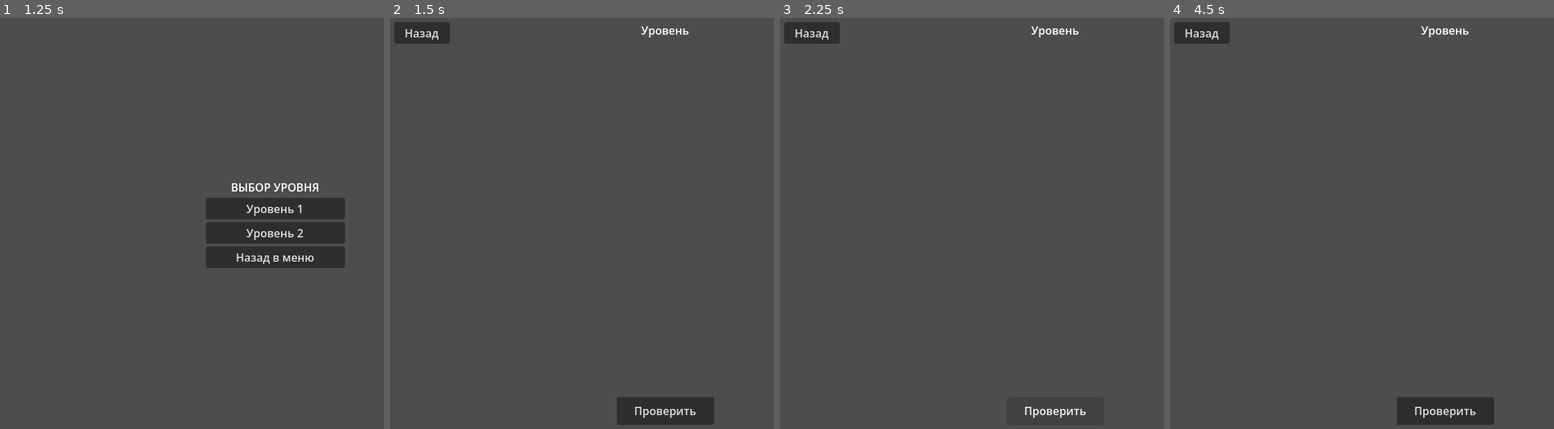
Above: before the commit, frames 1-4 (left to right).
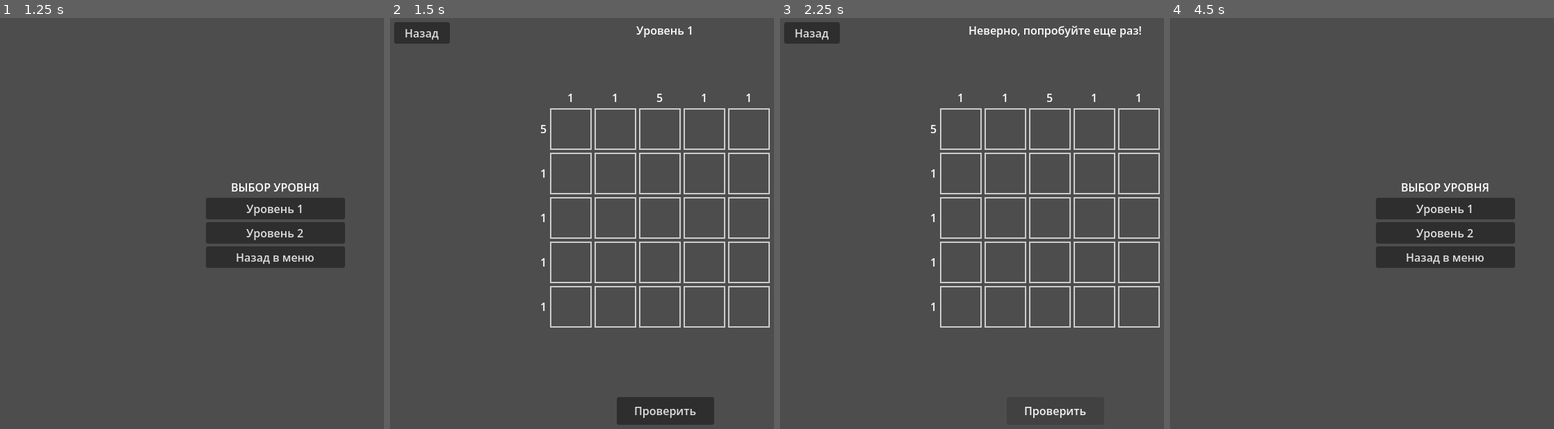
Above: after the commit, the same moments.

Repository: tunder-tunder/nonogramm
Game: Godot game, scene res://Main.tscn
The game is run twice, just before and just after one commit, with the same random seed, the same clock (stepped at 60 frames per second) and the same inputs.
Inputs (mouse positions are in pixels of both pictures, inside the frame that each line leads up to):
- Up to frame 1 (1.25 s): click "Начать игру" at 0.5 s
- Up to frame 2 (1.5 s): click "Уровень 1" at 1.25 s
- Up to frame 3 (2.25 s): click "Проверить" at 2 s
- Up to frame 4 (4.5 s): click (1350, 128) at 2.77 s; click "Назад" at 3.5 s; click (1446, 223) at 4.25 s, where only the run after the commit has a clickable "Начать игру"

Frame 1 is identical in both runs. In frame 2, 3.8% of the frame differs, in the area x 39-99%, y 2-76%; in frame 3, 4.1%; in frame 4, 8.4%, in the area x 1-90%, y 1-99%.
Error before the commit: Parse Error: Used space character for indentation instead of tab as used before in the file. (res://scripts/level_view.gd:56)

Commit message:
minor changes

Diff:
--- a/scripts/level_view.gd
+++ b/scripts/level_view.gd
@@ -53,64 +53,64 @@
 		victory_banner.gui_input.connect(_on_banner_click)
 
 func set_level_data(data: LevelData):
-    level_data = data
-    level_label.text = data.level_name
-
-    player_grid = []
-    for y in range(data.grid_size):
-        var row = []
-        for x in range(data.grid_size):
-            row.append(0)
-        player_grid.append(row)
-
-    _create_grid_ui()
-    # Инициализируем визуальное состояние ячеек после создания сетки
-    _update_grid_visuals()
+	level_data = data
+	level_label.text = data.level_name
+
+	player_grid = []
+	for y in range(data.grid_size):
+		var row = []
+		for x in range(data.grid_size):
+			row.append(0)
+		player_grid.append(row)
+
+	_create_grid_ui()
+	# Инициализируем визуальное состояние ячеек после создания сетки
+	_update_grid_visuals()
 
 func _create_grid_ui():
-    for child in main_grid_container.get_children():
-        child.queue_free()
-
-    grid_container = GridContainer.new()
-    grid_container.columns = level_data.grid_size + 1
-
-    var corner = Control.new()
-    corner.custom_minimum_size = Vector2(60, 60)
-    grid_container.add_child(corner)
-
-    var col_hints = _calculate_col_hints()
-    for x in range(level_data.grid_size):
-        var hint_label = Label.new()
-        hint_label.text = "\n".join(col_hints[x])
-        hint_label.horizontal_alignment = HORIZONTAL_ALIGNMENT_CENTER
-        hint_label.vertical_alignment = VERTICAL_ALIGNMENT_BOTTOM
-        hint_label.custom_minimum_size = Vector2(cell_size, 60)
-        grid_container.add_child(hint_label)
-
-    var row_hints = _calculate_row_hints()
-    for y in range(level_data.grid_size):
-        var hint_label = Label.new()
-        hint_label.text = " ".join(row_hints[y])
-        hint_label.horizontal_alignment = HORIZONTAL_ALIGNMENT_RIGHT
-        hint_label.vertical_alignment = VERTICAL_ALIGNMENT_CENTER
-        hint_label.custom_minimum_size = Vector2(60, cell_size)
-        grid_container.add_child(hint_label)
-
-        for x in range(level_data.grid_size):
-            var button = Button.new()
-            button.custom_minimum_size = Vector2(cell_size, cell_size)
-            button.name = "Cell_%d_%d" % [x, y]
-            button.set_meta("cell_x", x)
-            button.set_meta("cell_y", y)
-
-            # Не устанавливаем стили при создании - они будут установлены в _update_grid_visuals
-            button.focus_mode = Control.FOCUS_NONE
-            button.text = ""
-
-            button.gui_input.connect(Callable(self, "_on_cell_gui_input").bind(x, y))
-            grid_container.add_child(button)
-
-    main_grid_container.add_child(grid_container)
+	for child in main_grid_container.get_children():
+		child.queue_free()
+
+	grid_container = GridContainer.new()
+	grid_container.columns = level_data.grid_size + 1
+
+	var corner = Control.new()
+	corner.custom_minimum_size = Vector2(60, 60)
+	grid_container.add_child(corner)
+
+	var col_hints = _calculate_col_hints()
+	for x in range(level_data.grid_size):
+		var hint_label = Label.new()
+		hint_label.text = "\n".join(col_hints[x])
+		hint_label.horizontal_alignment = HORIZONTAL_ALIGNMENT_CENTER
+		hint_label.vertical_alignment = VERTICAL_ALIGNMENT_BOTTOM
+		hint_label.custom_minimum_size = Vector2(cell_size, 60)
+		grid_container.add_child(hint_label)
+
+	var row_hints = _calculate_row_hints()
+	for y in range(level_data.grid_size):
+		var hint_label = Label.new()
+		hint_label.text = " ".join(row_hints[y])
+		hint_label.horizontal_alignment = HORIZONTAL_ALIGNMENT_RIGHT
+		hint_label.vertical_alignment = VERTICAL_ALIGNMENT_CENTER
+		hint_label.custom_minimum_size = Vector2(60, cell_size)
+		grid_container.add_child(hint_label)
+
+		for x in range(level_data.grid_size):
+			var button = Button.new()
+			button.custom_minimum_size = Vector2(cell_size, cell_size)
+			button.name = "Cell_%d_%d" % [x, y]
+			button.set_meta("cell_x", x)
+			button.set_meta("cell_y", y)
+
+			# Не устанавливаем стили при создании - они будут установлены в _update_grid_visuals
+			button.focus_mode = Control.FOCUS_NONE
+			button.text = ""
+
+			button.gui_input.connect(Callable(self, "_on_cell_gui_input").bind(x, y))
+			grid_container.add_child(button)
+
+	main_grid_container.add_child(grid_container)
 
 func _calculate_row_hints() -> Array:
 	var hints = []
@@ -151,65 +151,65 @@
 	return hints
 
 func _on_cell_gui_input(event: InputEvent, x: int, y: int):
-    if event is InputEventMouseButton and event.pressed:
-        get_viewport().set_input_as_handled()
-
-        var current_state = player_grid[y][x]
-
-        if event.button_index == MOUSE_BUTTON_LEFT:
-            if current_state == 0:
-                player_grid[y][x] = 1
-            elif current_state == 1:
-                player_grid[y][x] = 0
-            elif current_state == 2:
-                player_grid[y][x] = 1
-        elif event.button_index == MOUSE_BUTTON_RIGHT:
-            if current_state == 0:
-                player_grid[y][x] = 2
-            elif current_state == 2:
-                player_grid[y][x] = 0
-            elif current_state == 1:
-                player_grid[y][x] = 2
-
-        # Принудительно обновляем стили кнопки сразу после изменения состояния
-        _update_grid_visuals()
+	if event is InputEventMouseButton and event.pressed:
+		get_viewport().set_input_as_handled()
+
+		var current_state = player_grid[y][x]
+
+		if event.button_index == MOUSE_BUTTON_LEFT:
+			if current_state == 0:
+				player_grid[y][x] = 1
+			elif current_state == 1:
+				player_grid[y][x] = 0
+			elif current_state == 2:
+				player_grid[y][x] = 1
+		elif event.button_index == MOUSE_BUTTON_RIGHT:
+			if current_state == 0:
+				player_grid[y][x] = 2
+			elif current_state == 2:
+				player_grid[y][x] = 0
+			elif current_state == 1:
+				player_grid[y][x] = 2
+
+		# Принудительно обновляем стили кнопки сразу после изменения состояния
+		_update_grid_visuals()
 
 func _update_grid_visuals():
-    for y in range(level_data.grid_size):
-        for x in range(level_data.grid_size):
-            var button = get_button(x, y)
-            if button:
-                # Полностью очищаем все переопределения стилей и цветов
-                button.remove_theme_stylebox_override("normal")
-                button.remove_theme_stylebox_override("hover")
-                button.remove_theme_stylebox_override("pressed")
-                button.remove_theme_stylebox_override("disabled")
-                button.remove_theme_stylebox_override("focused")
-                button.remove_theme_color_override("font_color")
-                button.remove_theme_font_size_override("font_size")
-
-                var style: StyleBox
-                if player_grid[y][x] == 0:
-                    style = theme_resource.get_stylebox("empty", "Button")
-                    button.text = ""
-                elif player_grid[y][x] == 1:
-                    style = theme_resource.get_stylebox("filled", "Button")
-                    button.text = ""
-                elif player_grid[y][x] == 2:
-                    style = theme_resource.get_stylebox("cross", "Button")
-                    # Не устанавливаем текст для крестика, чтобы не растягивать ячейку
-                    button.text = ""
-                    # Устанавливаем синий цвет текста на случай если он нужен
-                    button.add_theme_color_override("font_color", Color(0, 0.5, 1, 1))
-                    # Маленький размер шрифта чтобы не растягивал ячейку
-                    button.add_theme_font_size_override("font_size", 1)
-
-                if style:
-                    button.add_theme_stylebox_override("normal", style)
-                    button.add_theme_stylebox_override("hover", style)
-                    button.add_theme_stylebox_override("pressed", style)
-                    button.add_theme_stylebox_override("disabled", style)
-                    button.add_theme_stylebox_override("focused", style)
+	for y in range(level_data.grid_size):
+		for x in range(level_data.grid_size):
+			var button = get_button(x, y)
+			if button:
+				# Полностью очищаем все переопределения стилей и цветов
+				button.remove_theme_stylebox_override("normal")
+				button.remove_theme_stylebox_override("hover")
+				button.remove_theme_stylebox_override("pressed")
+				button.remove_theme_stylebox_override("disabled")
+				button.remove_theme_stylebox_override("focused")
+				button.remove_theme_color_override("font_color")
+				button.remove_theme_font_size_override("font_size")
+
+				var style: StyleBox
+				if player_grid[y][x] == 0:
+					style = theme_resource.get_stylebox("empty", "Button")
+					button.text = ""
+				elif player_grid[y][x] == 1:
+					style = theme_resource.get_stylebox("filled", "Button")
+					button.text = ""
+				elif player_grid[y][x] == 2:
+					style = theme_resource.get_stylebox("cross", "Button")
+					# Не устанавливаем текст для крестика, чтобы не растягивать ячейку
+					button.text = ""
+					# Устанавливаем синий цвет текста на случай если он нужен
+					button.add_theme_color_override("font_color", Color(0, 0.5, 1, 1))
+					# Маленький размер шрифта чтобы не растягивал ячейку
+					button.add_theme_font_size_override("font_size", 1)
+
+				if style:
+					button.add_theme_stylebox_override("normal", style)
+					button.add_theme_stylebox_override("hover", style)
+					button.add_theme_stylebox_override("pressed", style)
+					button.add_theme_stylebox_override("disabled", style)
+					button.add_theme_stylebox_override("focused", style)
 
 func get_button(x: int, y: int) -> Button:
 	if not grid_container:
